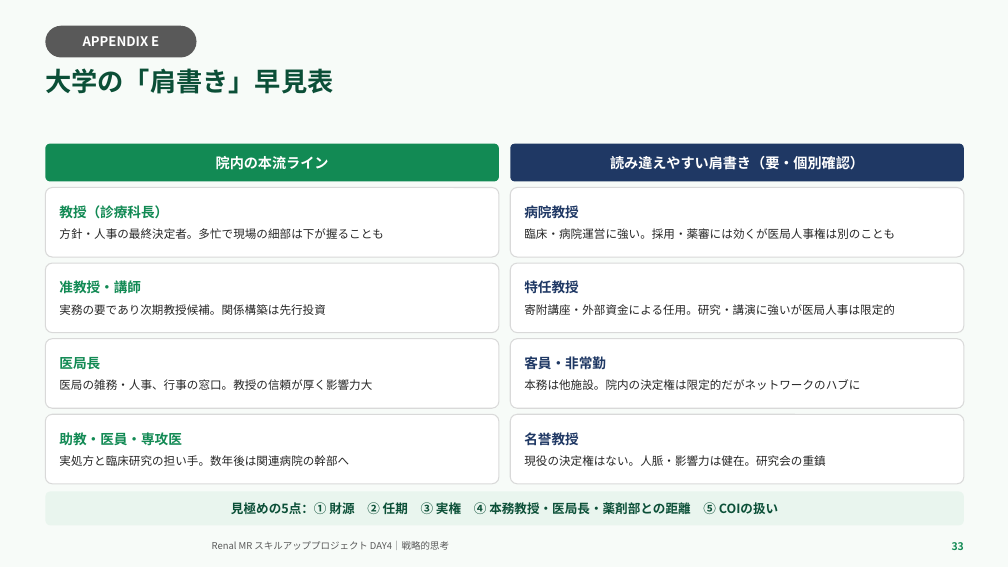
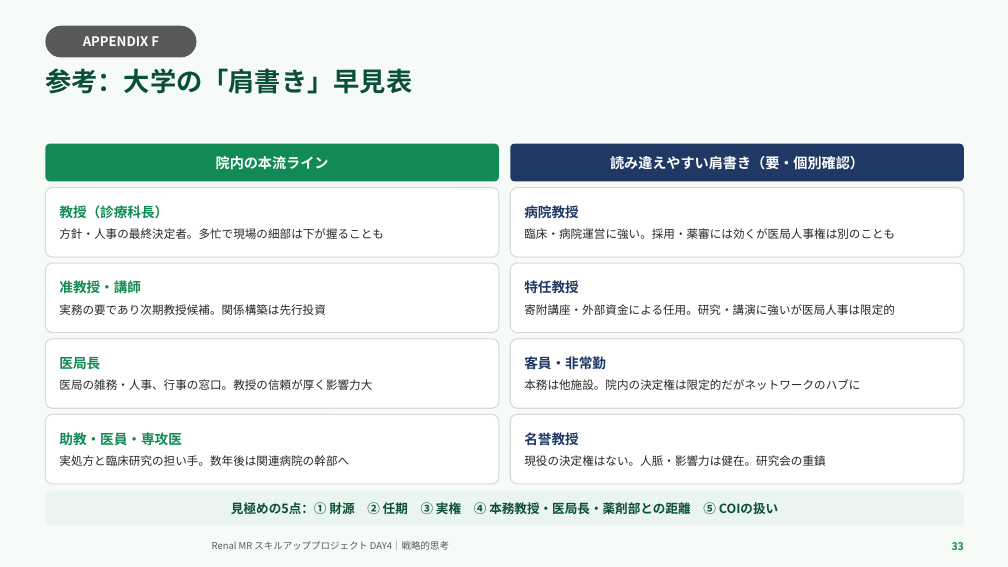
Before and after one commit to TAKUYA-1187/Claude, a slide deck: slide 33 of novartis_training/DAY4_ちょっと分かるだけで世界が変わる.pptx. Drawn at 1008x567 pixels with LibreOffice and Linux fonts; fonts in the diff are those of the drawing; background and template pictures are left out. Boxes give left, top, right and bottom in pixels: in the first picture for what was removed or moved away, otherwise in the second. Text is boxed around its words. In the diff, an @@ line names an element or a change of style, - is before the commit and + after.

```diff
--- a/novartis_training/DAY4_ちょっと分かるだけで世界が変わる.pptx
+++ b/novartis_training/DAY4_ちょっと分かるだけで世界が変わる.pptx
@@ text in rounded rectangle at (x1=83, y1=36, x2=159, y2=46): text changed @@
-APPENDIX E
+APPENDIX F
@@ text at (x1=45, y1=68, x2=412, y2=94): text changed @@
-大学の「肩書き」早見表
+参考：大学の「肩書き」早見表
```
Also in this commit, not shown: 24 other slides changed, 5 slides added, 4 slides removed, 2 other files.
